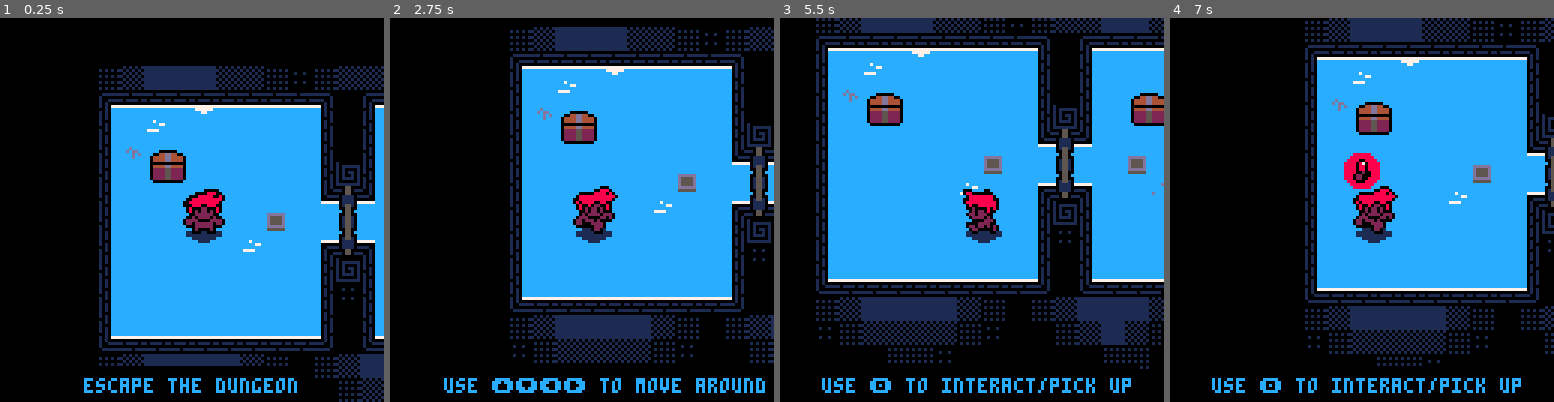
Above: before the commit, frames 1-4 (left to right).
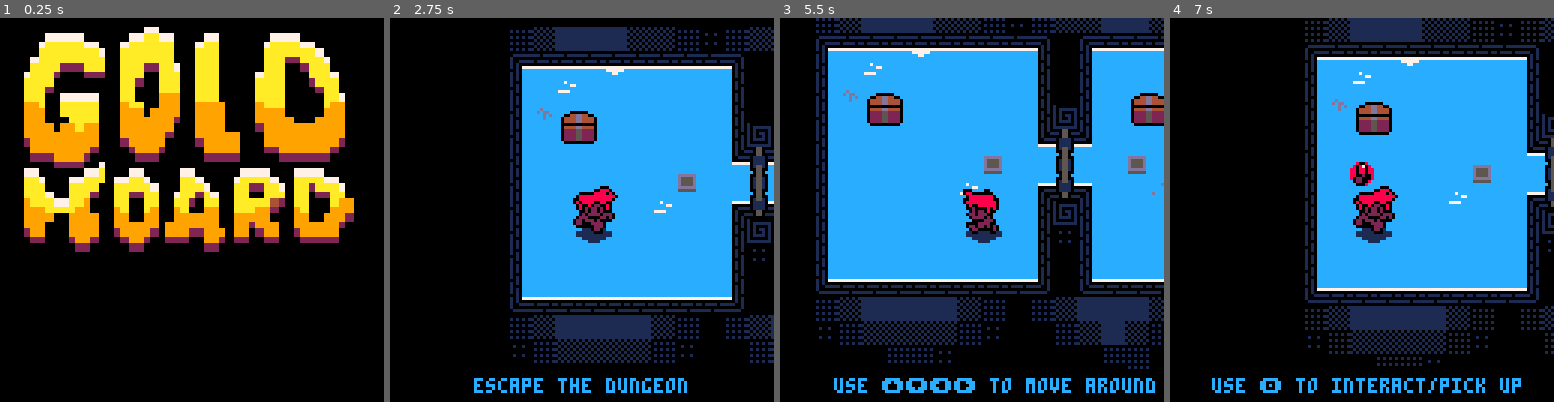
Above: after the commit, the same moments.

Repository: Kiyotoko/gamejam
Game: PICO-8 cartridge game.p8
The game is run twice, just before and just after one commit, with the same random seed, the same clock (stepped at 60 frames per second) and the same inputs.
Inputs:
- Up to frame 1 (0.25 s): no input
- Up to frame 2 (2.75 s): tap O (Z key) at 0.33, 0.7, 1.43, 2.22 s; tap X (X key) at 1.07, 2.07, 2.4, 2.73 s; hold Left 1.97-2.37 s; hold Down from 2.42 s (still down)
- Up to frame 3 (5.5 s): release Down at 2.82 s; hold Right 2.87-3.53 s; tap X (X key) every 0.33 s from 3.07 to 5.4 s; tap O (Z key) at 3.1, 3.98, 4.87 s; hold Up 3.58-4.08 s; hold Right 4.13-4.53 s; hold Down 4.58-5.08 s; hold Left from 5.13 s (still down)
- Up to frame 4 (7 s): tap X (X key) every 0.33 s from 5.73 to 6.73 s; tap O (Z key) at 5.75, 6.63 s; release Left at 5.8 s; hold Up 5.85-6.18 s; hold Left 6.23-6.63 s; hold Down from 6.68 s (still down)

The runs differ from the first frame. In frame 1, 59% of the frame differs, in the area x 6-100%, y 2-100%; in frame 2, 1.7%; in frame 3, 1.4%; in frame 4, 0.5%.

Commit message:
Add game image

Diff:
--- a/main.lua
+++ b/main.lua
@@ -34,14 +34,23 @@
 -- defined flags
 flag_free = 0
 
-function _init()
-  info("escape the dungeon")
-  info("use ⬆️⬇️⬅️➡️ to move around")
-  info("use 🅾️ to interact/pick up")
-  info("use ❎ to drop items")
-end
+started = true
 
 function _update()
+	if started then
+		for i=0, 5 do
+			if btn(i) then
+				started = false
+
+				info("escape the dungeon")
+				info("use ⬆️⬇️⬅️➡️ to move around")
+				info("use 🅾️ to interact/pick up")
+				info("use ❎ to drop items")
+				break
+			end
+		end
+		return
+	end
 	handle_input()
 	t = t + 1
 	t_rel = flr(t/10) -- only important for item animations, because im lazy
@@ -56,8 +65,14 @@
 end
 
 function _draw()
+	cls(0)
+
+	if started then
+		sspr(10*8, 0, 6*8, 4*8, 0, 0, 6*8*2.5, 4*8*2.5)
+		return
+	end
+
 	-- draw map
-	cls(0)
 	local sx = max(0, flr(player.x/8))
 	local sy = min(max(0, flr(player.y/8)), 13)
 	map(sx, sy, sx*8-player.x,sy*8-player.y, 18, 18)
